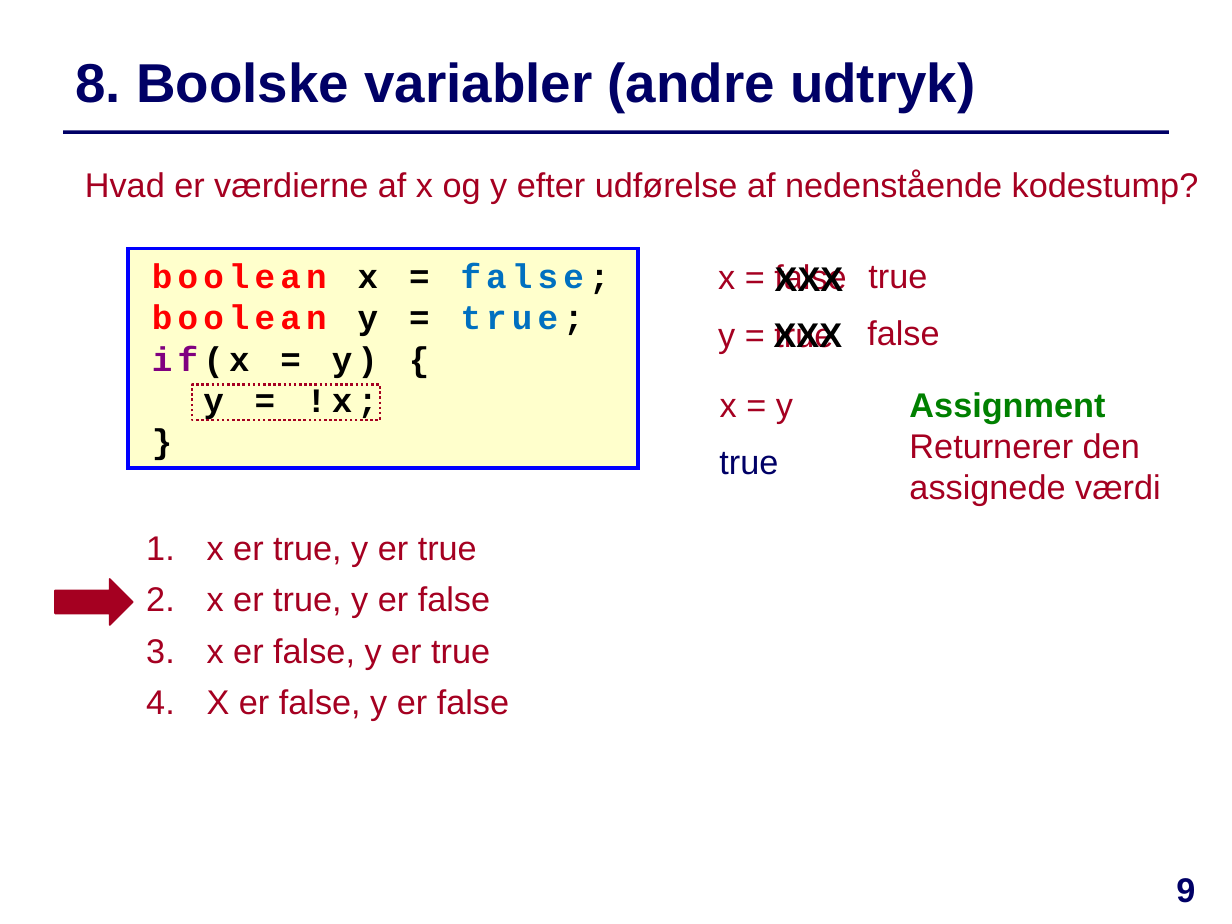
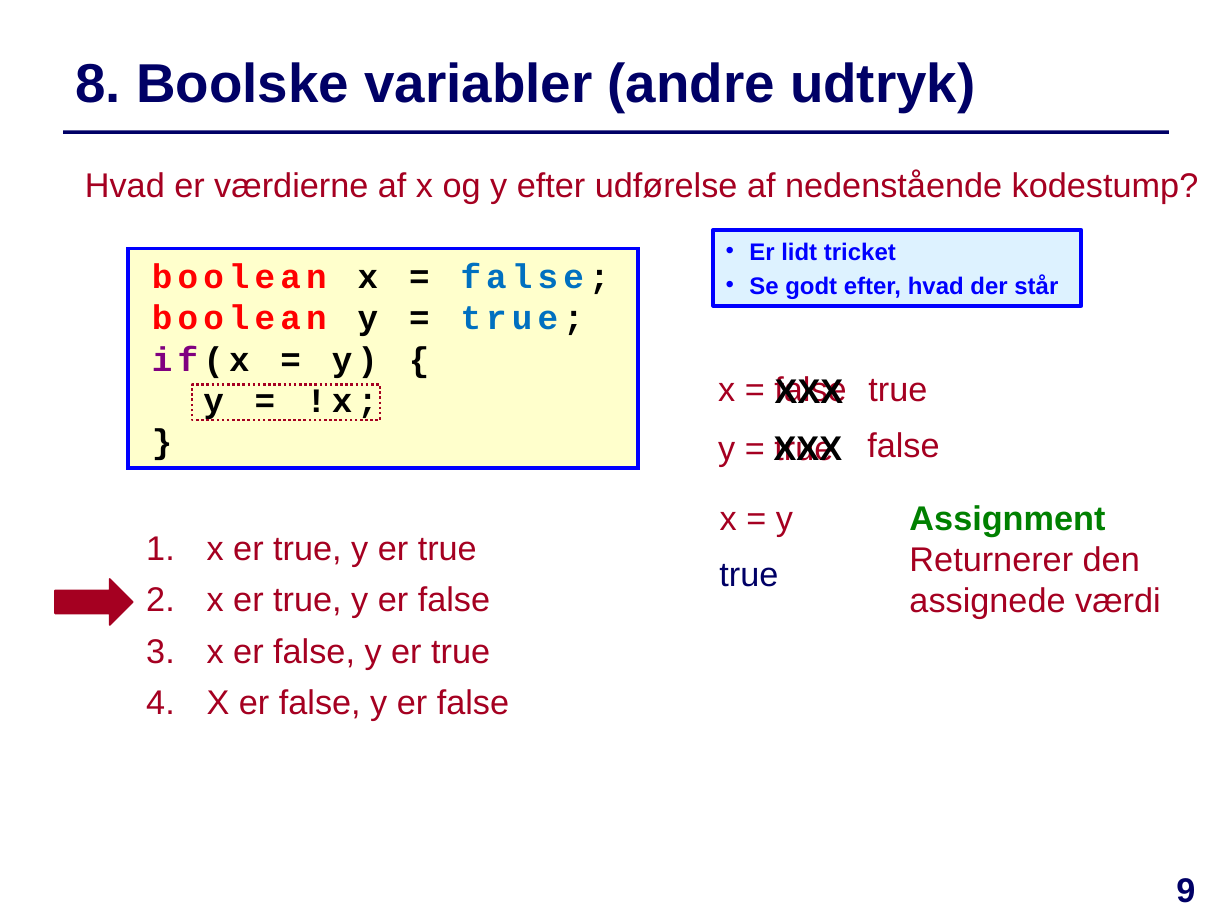
Before and after one commit to IntProgAU/Materiale, a slide deck: slide 9 of web/e22/uge_2a/Quiz-Uge2-Mandag.pptx. Drawn at 1232x924 pixels with LibreOffice and Linux fonts; fonts in the diff are those of the drawing. Boxes give left, top, right and bottom in pixels: in the first picture for what was removed or moved away, otherwise in the second. Text is boxed around its words. In the diff, an @@ line names an element or a change of style, - is before the commit and + after.

```diff
--- a/web/e22/uge_2a/Quiz-Uge2-Mandag.pptx
+++ b/web/e22/uge_2a/Quiz-Uge2-Mandag.pptx
@@ rectangle added at (x1=713, y1=230, x2=1082, y2=306), fill #DDF2FF, outline #0000FF 2.25 pt, 14 pt, text #0000FF, bold @@
+• Er lidt tricket
+• Se godt efter, hvad der står
@@ 3 texts moved together from (x1=775, y1=264, x2=939, y2=346) to (x1=775, y1=376, x2=939, y2=458) @@
@@ 6 texts moved together from (x1=718, y1=264, x2=1161, y2=506) to (x1=718, y1=376, x2=1161, y2=619) @@
```
Also in this commit, not shown: 2 other slides changed, 2 other files.
